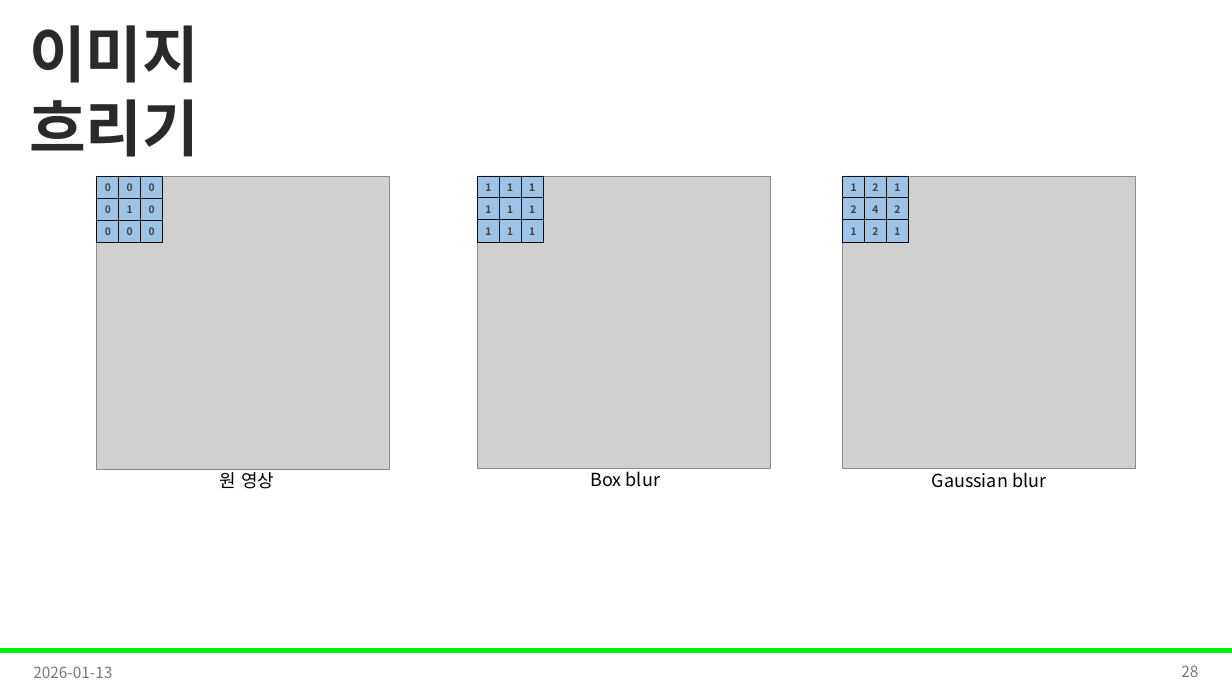
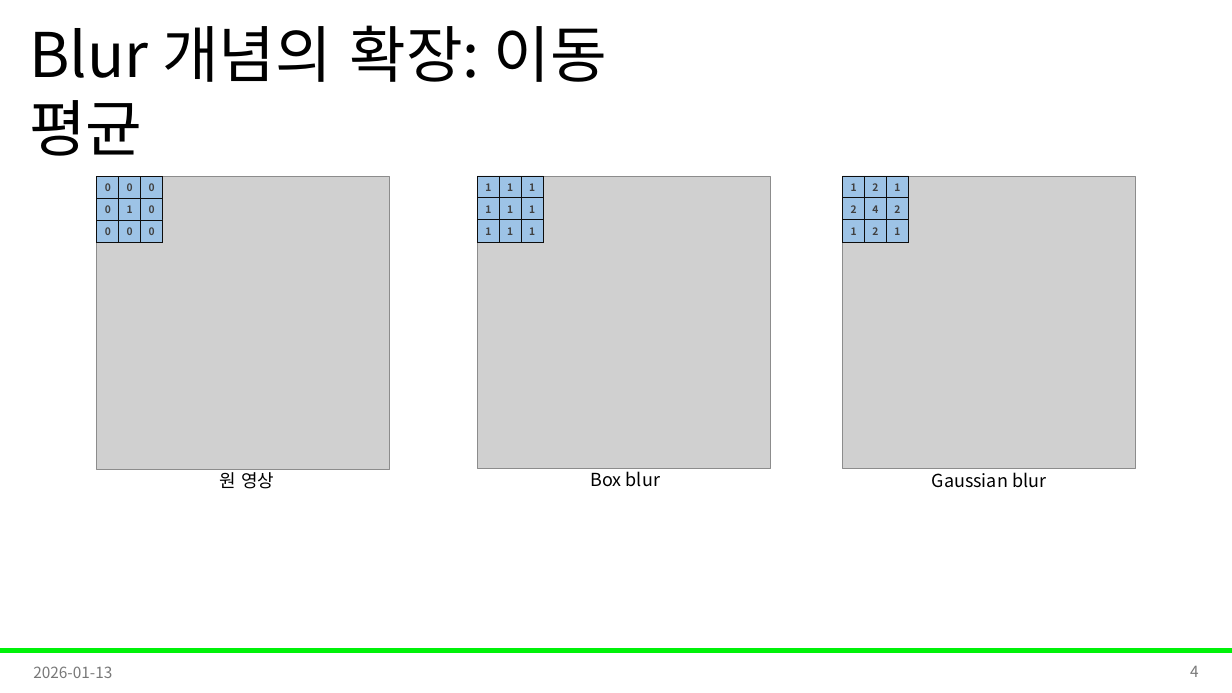
Before and after one commit to Leader-Lesson/KDT_RE_5th, a slide deck: slide 4 of material/5_AI/04_데이터 전처리와 EDA 기초.pptx (slide 28 before the commit). Drawn at 1232x693 pixels with LibreOffice and Linux fonts; fonts in the diff are those of the drawing; grey boxes stand for pictures; background and template pictures are left out. Boxes give left, top, right and bottom in pixels: in the first picture for what was removed or moved away, otherwise in the second. Text is boxed around its words. In the diff, an @@ line names an element or a change of style, - is before the commit and + after.

```diff
--- a/material/5_AI/04_데이터 전처리와 EDA 기초.pptx
+++ b/material/5_AI/04_데이터 전처리와 EDA 기초.pptx
@@ text at [29,25,607,156]: text changed; text colour #2A2A2A to #000000; bold off @@
-이미지 흐리기
+Blur 개념의 확장: 이동 평균
@@ page number at [1190,666,1199,677]: text changed @@
-28
+4
```
Also in this commit, not shown: 4 other slides changed, 3 slides added, 36 slides removed.
